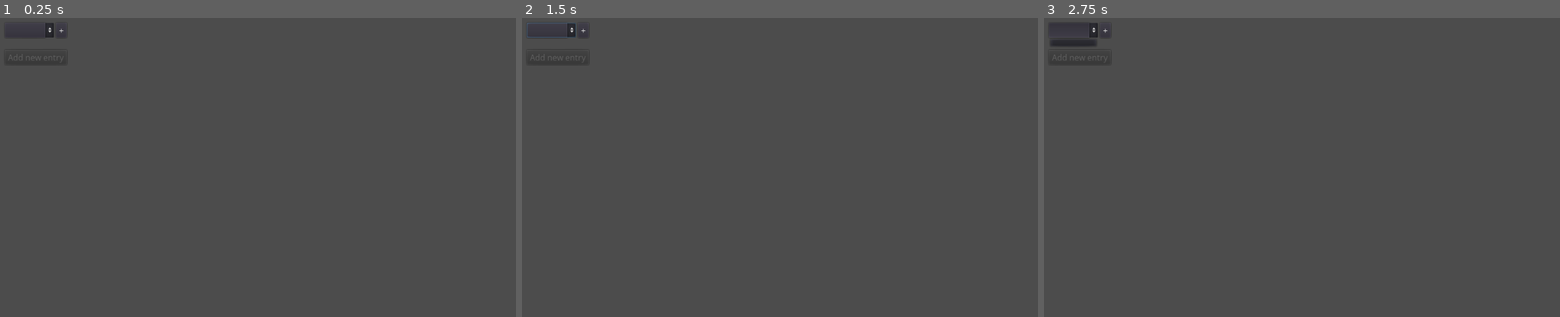
Above: before the commit, frames 1-3 (left to right).
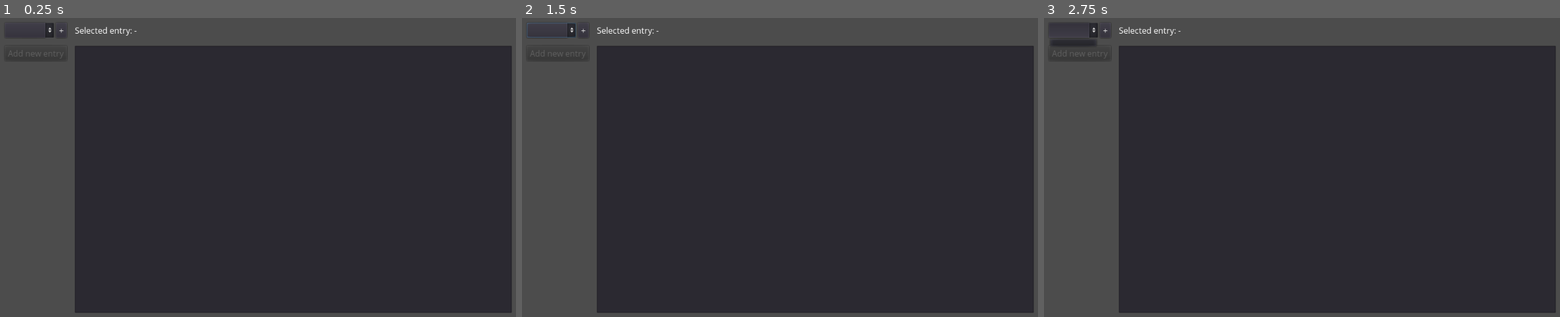
Above: after the commit, the same moments.

Repository: b7g/warm_bee
Game: Godot game, scene res://warm_bee.tscn
Two runs of this game, one before a commit and one after it. Both use one fixed random seed, a clock stepped at 60 frames per second and the inputs below.
Inputs (mouse positions are in pixels of both pictures, inside the frame that each line leads up to):
- Up to frame 1 (0.25 s): no input
- Up to frame 2 (1.5 s): click (552, 29) at 0.5 s; click "+" at 1.25 s
- Up to frame 3 (2.75 s): click (1074, 29) at 2 s

The runs differ from the first frame. In frame 1, 75% of the frame differs, in the area x 1-100%, y 2-99%; in frame 2, 75%; in frame 3, 75%.

Commit message:
Made notes functional

Diff:
--- a/godot/singleton/data.gd
+++ b/godot/singleton/data.gd
@@ -4,6 +4,7 @@
 
 var _collections: Array = []
 var _selected_collection: Dictionary
+var _selected_entry: Dictionary
 
 var _main: Control
 
@@ -33,13 +34,12 @@
 
 func create_entry(e_name: String, type: int) -> void:
 	var new_entry: Dictionary
-	var entry_id: int = _get_unique_id()
 	if type == Structure.ENTRY_TYPES.NOTE:
-		new_entry = { "id": entry_id, "name": e_name, "type": type, "text": "" }
+		new_entry = { "id": _get_unique_id(), "name": e_name, "type": type, "text": "" }
 	elif type == Structure.ENTRY_TYPES.LIST:
-		new_entry = { "id": entry_id, "name": e_name, "type": type, "content": [] }
+		new_entry = { "id": _get_unique_id(), "name": e_name, "type": type, "content": [] }
 	_selected_collection["entries"].push_back(new_entry)
-	_main.entry_added(entry_id)
+	_main.entry_added(new_entry)
 	_save_data_to_file()
 
 
@@ -51,7 +51,11 @@
 
 
 func select_entry_by_id(entry_id: int) -> void:
-	_main.display_entry_content(entry_id)
+	for entry in _selected_collection["entries"]:
+		if entry["id"] == entry_id:
+			_selected_entry = entry
+			_main.display_entry_content(entry)
+			break
 
 
 func get_collections() -> Array:
@@ -64,6 +68,14 @@
 
 func is_a_collection_selected() -> bool:
 	return _selected_collection == null
+
+
+func change_entry_text(new_text: String) -> void:
+	if _selected_entry.empty():
+		return
+	if _selected_entry["type"] == Structure.ENTRY_TYPES.NOTE:
+		_selected_entry["text"] = new_text
+		_save_data_to_file()
 
 
 func _select_collection(collection: Dictionary) -> void:
--- a/godot/singleton/structure.gd
+++ b/godot/singleton/structure.gd
@@ -8,9 +8,9 @@
 #	list_item = { text: String, is_urgent: bool, is_important: bool }
 #
 
-enum ENTRY_TYPES { NOTE, LIST }
+enum ENTRY_TYPES { NOTE } #, LIST }
 
-const ENTRY_TYPE_NAMES: Array = ["Note", "List"]
+const ENTRY_TYPE_NAMES: Array = ["Note"] #, "List"]
 
 
 func get_entry_types() -> Dictionary:
--- a/godot/warm_bee.gd
+++ b/godot/warm_bee.gd
@@ -8,15 +8,17 @@
 onready var _opt_collections: OptionButton = $MC/HC/VC/HC/OptCollections
 onready var _entry_list: VBoxContainer = $MC/HC/VC/SCEntries/VC
 onready var _btn_add_entry: Button = $MC/HC/VC/ButtonAddEntry
+onready var _label_entry_name: Label = $MC/HC/VC2/MC/HC/LabelEntryName
+onready var _text_edit_entry_content: TextEdit = $MC/HC/VC2/TextEditEntryContent
 
 
 func _ready() -> void:
 	Data.set_main_ref(self)
 
 
-func entry_added(entry_id: int) -> void:
+func entry_added(entry: Dictionary) -> void:
 	display_entries()
-	display_entry_content(entry_id)
+	display_entry_content(entry)
 
 
 func display_collections() -> void:
@@ -38,8 +40,10 @@
 		_entry_list.add_child(entry_button)
 
 
-func display_entry_content(_entry_id: int) -> void:
-	pass
+func display_entry_content(entry: Dictionary) -> void:
+	_label_entry_name.text = entry["name"]
+	if entry["type"] == Structure.ENTRY_TYPES.NOTE:
+		_text_edit_entry_content.text = entry["text"]
 
 
 func _on_OptCollections_item_selected(index: int) -> void:
@@ -57,3 +61,7 @@
 	var dialog_add_entry: Control = _dialog_add_entry_res.instance()
 	dialog_add_entry.set_main_ref(self)
 	add_child(dialog_add_entry)
+
+
+func _on_TextEditEntryContent_text_changed() -> void:
+	Data.change_entry_text(_text_edit_entry_content.text)
--- a/godot/warm_bee.tscn
+++ b/godot/warm_bee.tscn
@@ -22,10 +22,12 @@
 margin_top = 16.0
 margin_right = 1008.0
 margin_bottom = 584.0
+custom_constants/separation = 16
 
 [node name="VC" type="VBoxContainer" parent="MC/HC"]
 margin_right = 121.0
 margin_bottom = 568.0
+custom_constants/separation = 0
 
 [node name="HC" type="HBoxContainer" parent="MC/HC/VC"]
 margin_right = 121.0
@@ -43,25 +45,26 @@
 text = "+"
 
 [node name="Spacer" type="MarginContainer" parent="MC/HC/VC"]
-margin_top = 33.0
+margin_top = 29.0
 margin_right = 121.0
-margin_bottom = 49.0
+margin_bottom = 45.0
 custom_constants/margin_top = 16
 
 [node name="ButtonAddEntry" type="Button" parent="MC/HC/VC"]
-margin_top = 53.0
+margin_top = 45.0
 margin_right = 121.0
-margin_bottom = 82.0
+margin_bottom = 74.0
 disabled = true
 text = "Add new entry"
 
 [node name="Spacer2" type="MarginContainer" parent="MC/HC/VC"]
-margin_top = 86.0
+margin_top = 74.0
 margin_right = 121.0
-margin_bottom = 86.0
+margin_bottom = 82.0
+custom_constants/margin_top = 8
 
 [node name="SCEntries" type="ScrollContainer" parent="MC/HC/VC"]
-margin_top = 90.0
+margin_top = 82.0
 margin_right = 121.0
 margin_bottom = 568.0
 size_flags_vertical = 3
@@ -70,6 +73,44 @@
 margin_right = 121.0
 size_flags_horizontal = 3
 
+[node name="VC2" type="VBoxContainer" parent="MC/HC"]
+margin_left = 137.0
+margin_right = 992.0
+margin_bottom = 568.0
+size_flags_horizontal = 3
+custom_constants/separation = 0
+
+[node name="MC" type="MarginContainer" parent="MC/HC/VC2"]
+margin_right = 855.0
+margin_bottom = 45.0
+custom_constants/margin_bottom = 16
+
+[node name="HC" type="HBoxContainer" parent="MC/HC/VC2/MC"]
+margin_right = 855.0
+margin_bottom = 29.0
+
+[node name="Label" type="Label" parent="MC/HC/VC2/MC/HC"]
+margin_right = 112.0
+margin_bottom = 29.0
+rect_min_size = Vector2( 0, 29 )
+text = "Selected entry:"
+valign = 1
+
+[node name="LabelEntryName" type="Label" parent="MC/HC/VC2/MC/HC"]
+margin_left = 116.0
+margin_right = 121.0
+margin_bottom = 29.0
+rect_min_size = Vector2( 0, 29 )
+text = "-"
+valign = 1
+
+[node name="TextEditEntryContent" type="TextEdit" parent="MC/HC/VC2"]
+margin_top = 45.0
+margin_right = 855.0
+margin_bottom = 568.0
+size_flags_vertical = 3
+
 [connection signal="item_selected" from="MC/HC/VC/HC/OptCollections" to="." method="_on_OptCollections_item_selected"]
 [connection signal="pressed" from="MC/HC/VC/HC/ButtonAddCollection" to="." method="_on_ButtonAddCollection_pressed"]
 [connection signal="pressed" from="MC/HC/VC/ButtonAddEntry" to="." method="_on_ButtonAddEntry_pressed"]
+[connection signal="text_changed" from="MC/HC/VC2/TextEditEntryContent" to="." method="_on_TextEditEntryContent_text_changed"]
